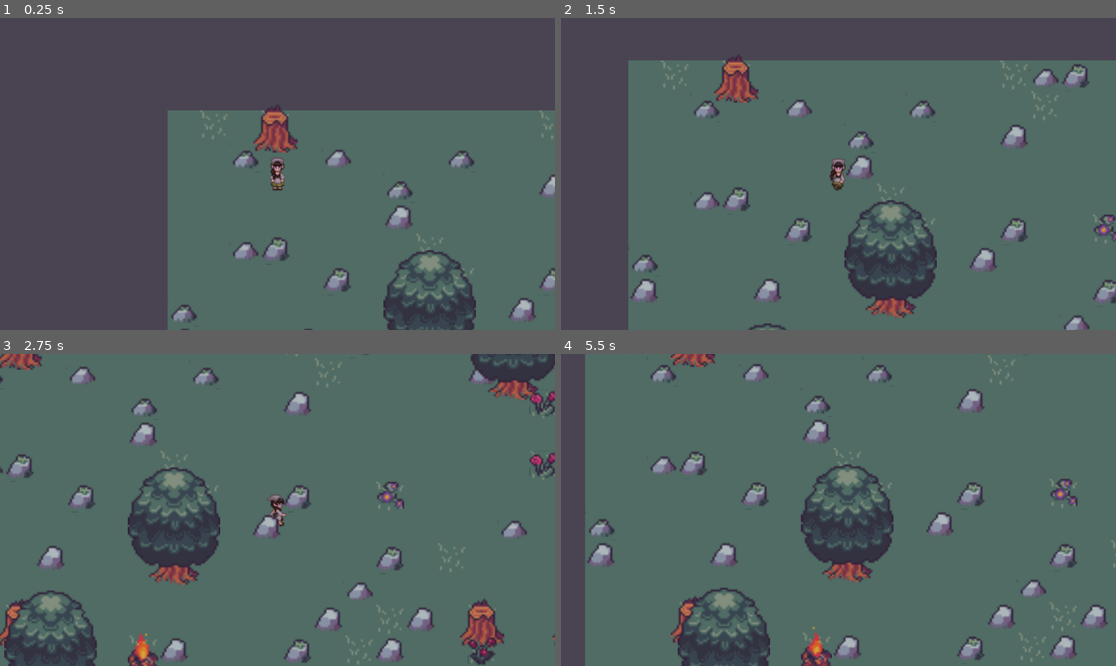
Above: before the commit, frames 1-4 (two rows, left to right).
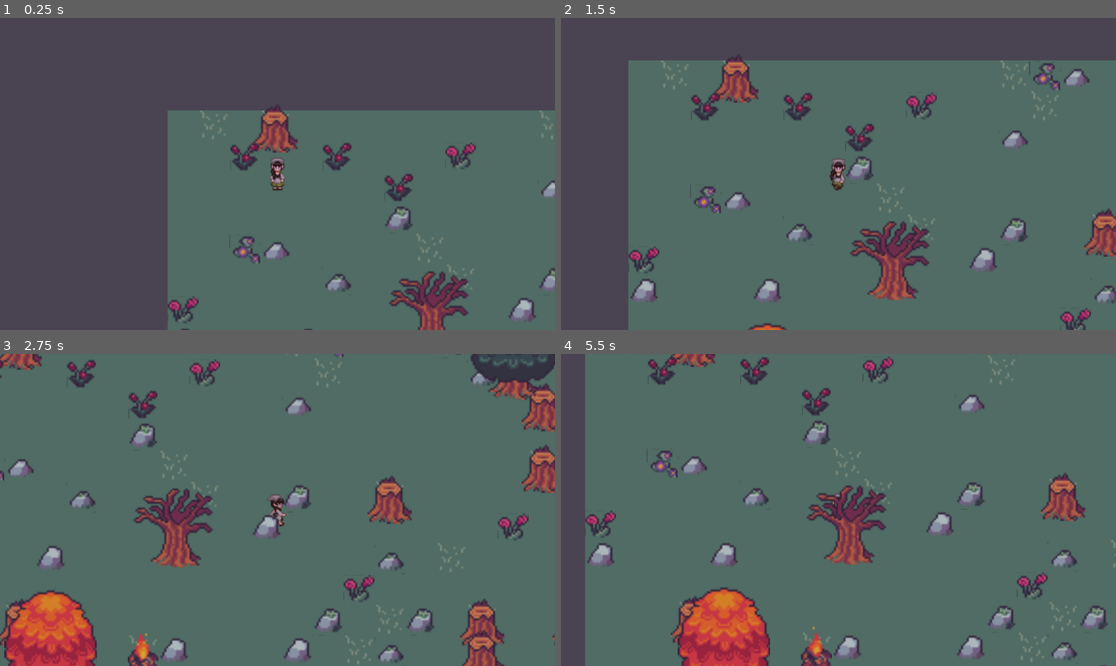
Above: after the commit, the same moments.

Repository: Anishax11/Procedural-World-Generation-Prototype
Game: Godot game, scene res://scenes/world.tscn
Two runs of this game, one before a commit and one after it. Both use one fixed random seed, a clock stepped at 60 frames per second and the inputs below.
Inputs:
- Up to frame 1 (0.25 s): no input
- Up to frame 2 (1.5 s): tap Enter at 0.5 s; hold D (Right) 0.53-1.28 s; hold Shift (Shift) 0.53-1.28 s; hold S (Down) from 1.28 s (still down); tap Shift (Shift) at 1.35 s
- Up to frame 3 (2.75 s): release S (Down) at 2.03 s; hold D (Right) from 2.03 s (still down); hold Shift (Shift) from 2.03 s (still down)
- Up to frame 4 (5.5 s): release D (Right) at 2.78 s; release Shift (Shift) at 2.78 s; hold Up (Up) 2.78-3.53 s; tap Shift (Shift) at 2.85, 4.35 s; hold Shift (Shift) 3.53-4.28 s; hold A (Left) 3.53-5.03 s; hold S (Down) from 5.03 s (still down); hold Shift (Shift) from 5.03 s (still down)

The runs differ from the first frame. In frame 1, 4.7% of the frame differs, in the area x 30-100%, y 39-100%; in frame 2, 7.3%; in frame 3, 12%, in the area x 0-100%, y 0-100%; in frame 4, 11%.

Commit message:
Craete system to seperate worlds

Diff:
--- a/scenes/decor.tscn
+++ b/scenes/decor.tscn
@@ -14,18 +14,6 @@
 [sub_resource type="AtlasTexture" id="AtlasTexture_e5a2j"]
 atlas = ExtResource("2_x335e")
 region = Rect2(208, 53, 16, 26)
-
-[sub_resource type="AtlasTexture" id="AtlasTexture_f8jwq"]
-atlas = ExtResource("2_x335e")
-region = Rect2(177, 32, 15, 16)
-
-[sub_resource type="AtlasTexture" id="AtlasTexture_8fk41"]
-atlas = ExtResource("2_x335e")
-region = Rect2(192, 16, 15, 16)
-
-[sub_resource type="AtlasTexture" id="AtlasTexture_kcfji"]
-atlas = ExtResource("2_x335e")
-region = Rect2(96, 160, 15, 16)
 
 [sub_resource type="AtlasTexture" id="AtlasTexture_1dgk8"]
 atlas = ExtResource("2_x335e")
@@ -49,30 +37,6 @@
 }, {
 "frames": [{
 "duration": 1.0,
-"texture": SubResource("AtlasTexture_f8jwq")
-}],
-"loop": true,
-"name": &"flower1",
-"speed": 5.0
-}, {
-"frames": [{
-"duration": 1.0,
-"texture": SubResource("AtlasTexture_8fk41")
-}],
-"loop": true,
-"name": &"flower2",
-"speed": 5.0
-}, {
-"frames": [{
-"duration": 1.0,
-"texture": SubResource("AtlasTexture_kcfji")
-}],
-"loop": true,
-"name": &"flower3",
-"speed": 5.0
-}, {
-"frames": [{
-"duration": 1.0,
 "texture": SubResource("AtlasTexture_1dgk8")
 }],
 "loop": true,
@@ -90,8 +54,7 @@
 
 [node name="AnimatedSprite2D" type="AnimatedSprite2D" parent="."]
 sprite_frames = SubResource("SpriteFrames_4hwsr")
-animation = &"fire"
-frame_progress = 0.117192
+animation = &"stump"
 
 [node name="CollisionShape2D" type="CollisionShape2D" parent="."]
 position = Vector2(0, 5)
--- a/scenes/stones.tscn
+++ b/scenes/stones.tscn
@@ -1,7 +1,19 @@
-[gd_scene load_steps=9 format=3 uid="uid://1hnsjbsl4cii"]
+[gd_scene load_steps=12 format=3 uid="uid://1hnsjbsl4cii"]
 
 [ext_resource type="Script" path="res://scripts/stones.gd" id="1_h0l0j"]
 [ext_resource type="Texture2D" uid="uid://dqpyfmyerhojb" path="res://sprites/All Tileset/16x16.png" id="1_o0y2y"]
+
+[sub_resource type="AtlasTexture" id="AtlasTexture_x3f6h"]
+atlas = ExtResource("1_o0y2y")
+region = Rect2(176, 31, 16, 15)
+
+[sub_resource type="AtlasTexture" id="AtlasTexture_7uh01"]
+atlas = ExtResource("1_o0y2y")
+region = Rect2(192, 16, 16, 15)
+
+[sub_resource type="AtlasTexture" id="AtlasTexture_kcfji"]
+atlas = ExtResource("1_o0y2y")
+region = Rect2(96, 160, 15, 16)
 
 [sub_resource type="AtlasTexture" id="AtlasTexture_58tkv"]
 atlas = ExtResource("1_o0y2y")
@@ -21,6 +33,30 @@
 
 [sub_resource type="SpriteFrames" id="SpriteFrames_hkfd5"]
 animations = [{
+"frames": [{
+"duration": 1.0,
+"texture": SubResource("AtlasTexture_x3f6h")
+}],
+"loop": false,
+"name": &"flower1",
+"speed": 5.0
+}, {
+"frames": [{
+"duration": 1.0,
+"texture": SubResource("AtlasTexture_7uh01")
+}],
+"loop": false,
+"name": &"flower2",
+"speed": 5.0
+}, {
+"frames": [{
+"duration": 1.0,
+"texture": SubResource("AtlasTexture_kcfji")
+}],
+"loop": true,
+"name": &"flower3",
+"speed": 5.0
+}, {
 "frames": [{
 "duration": 1.0,
 "texture": SubResource("AtlasTexture_58tkv")
@@ -64,7 +100,7 @@
 
 [node name="AnimatedSprite2D" type="AnimatedSprite2D" parent="."]
 sprite_frames = SubResource("SpriteFrames_hkfd5")
-animation = &"stone1"
+animation = &"stone4"
 
 [node name="CollisionShape2D" type="CollisionShape2D" parent="."]
 position = Vector2(0, 2)
--- a/scenes/tree.tscn
+++ b/scenes/tree.tscn
@@ -10,6 +10,10 @@
 [sub_resource type="AtlasTexture" id="AtlasTexture_eivtb"]
 atlas = ExtResource("1_uwm5n")
 region = Rect2(48, 78, 48, 67)
+
+[sub_resource type="AtlasTexture" id="AtlasTexture_if0gj"]
+atlas = ExtResource("1_uwm5n")
+region = Rect2(0, 35, 46, 41)
 
 [sub_resource type="SpriteFrames" id="SpriteFrames_6wexw"]
 animations = [{
@@ -28,6 +32,14 @@
 "loop": false,
 "name": &"tree2",
 "speed": 5.0
+}, {
+"frames": [{
+"duration": 1.0,
+"texture": SubResource("AtlasTexture_if0gj")
+}],
+"loop": false,
+"name": &"tree3",
+"speed": 5.0
 }]
 
 [node name="Tree" type="StaticBody2D"]
@@ -37,7 +49,8 @@
 
 [node name="AnimatedSprite2D" type="AnimatedSprite2D" parent="."]
 sprite_frames = SubResource("SpriteFrames_6wexw")
-animation = &"tree2"
+animation = &"tree3"
+frame_progress = 1.0
 
 [node name="CollisionPolygon2D" type="CollisionPolygon2D" parent="."]
 polygon = PackedVector2Array(-22, -1, -17, 14, -10, 17, -8, 22, -13, 24, -9, 28, 4, 29, 11, 24, 6, 21, 17, 15, 23, 0)
--- a/scripts/decor.gd
+++ b/scripts/decor.gd
@@ -5,7 +5,5 @@
 	var random = randi_range(1,5)
 	if random<2:
 		animated_sprite_2d.play("fire")
-	elif random<4:
-		animated_sprite_2d.play("stump")
 	else:
 		animated_sprite_2d.play("flower"+str(randi_range(1,3)))
--- a/scripts/stones.gd
+++ b/scripts/stones.gd
@@ -2,4 +2,8 @@
 @onready var animated_sprite_2d: AnimatedSprite2D = $AnimatedSprite2D
 
 func _ready():
-	animated_sprite_2d.play("stone" + str(randi_range(1,4)))
+	var random = randi_range(1,2)
+	if random<2:
+		animated_sprite_2d.play("flower"+ str(randi_range(1,3)))
+	else:
+		animated_sprite_2d.play("stone" + str(randi_range(1,4)))
--- a/scripts/tree.gd
+++ b/scripts/tree.gd
@@ -2,4 +2,4 @@
 @onready var animated_sprite_2d: AnimatedSprite2D = $AnimatedSprite2D
 
 func _ready():
-	animated_sprite_2d.play("tree" + str(randi_range(1,2)))
+	animated_sprite_2d.play("tree" + str(randi_range(1,3)))
--- a/scripts/world.gd
+++ b/scripts/world.gd
@@ -8,16 +8,20 @@
 var width = 150
 var height = 100
 var altitude ={}
-
+var dream = "forest"
 var forest_grass
 var forest_shiny_grass
 
-#var forest = {
-	#"altitude_0.4" = {"forest_grass" = {tile_map_layer.get_cell(Vector2i(8,1))},
-	#"forest_shiny_grass"= {tile_map_layer.get_cell(Vector2i(8,1))
-	#}
-	#
-#}
+var worlds ={
+	"forest" = {
+	"layer0" : Vector2i(8,1),
+	"layer1" : Vector2i(8,1),
+	"layer2" : Vector2i(8,0),
+	"layer3" : Vector2i(8,0)
+
+}
+
+}
 
 var fast_noise = FastNoiseLite.new()
 
@@ -44,18 +48,22 @@
 	for y in range(height):
 		for x in range(width):
 			if altitude[Vector2i(x,y)]<0.4:
-				tile_map_layer.set_cell(Vector2(x,y),0,Vector2i(8,1))
+				tile_map_layer.set_cell(Vector2(x,y),0,worlds[dream]["layer0"])
 			elif altitude[Vector2i(x,y)]<0.5:
-				tile_map_layer.set_cell(Vector2(x,y),0,Vector2i(8,1))
-				spawn_stone(Vector2i(x,y))
+				tile_map_layer.set_cell(Vector2(x,y),0,worlds[dream]["layer1"])
+				if dream == "forest":
+					spawn_stone(Vector2i(x,y))
 			elif altitude[Vector2i(x,y)]<0.6:
-				tile_map_layer.set_cell(Vector2(x,y),0,Vector2i(8,0))
+				tile_map_layer.set_cell(Vector2(x,y),0,worlds[dream]["layer2"])
 
 			elif altitude[Vector2i(x,y)]<0.7:
-				spawn_decor(Vector2i(x,y))
-				tile_map_layer.set_cell(Vector2(x,y),0,Vector2i(8,0))
+				if dream == "forest":
+					spawn_decor(Vector2i(x,y))
+				tile_map_layer.set_cell(Vector2(x,y),0,worlds[dream]["layer3"])
 			else:
-				spawn_tree(Vector2i(x,y))
+				tile_map_layer.set_cell(Vector2(x,y),0,worlds[dream]["layer0"])
+				if dream == "forest":
+					spawn_tree(Vector2i(x,y))
 
 
 func spawn_tree(pos):
Not shown: 1 places in scenes/decor.tscn that only renumber resources
Not shown: 1 places in scenes/tree.tscn that only renumber resources
